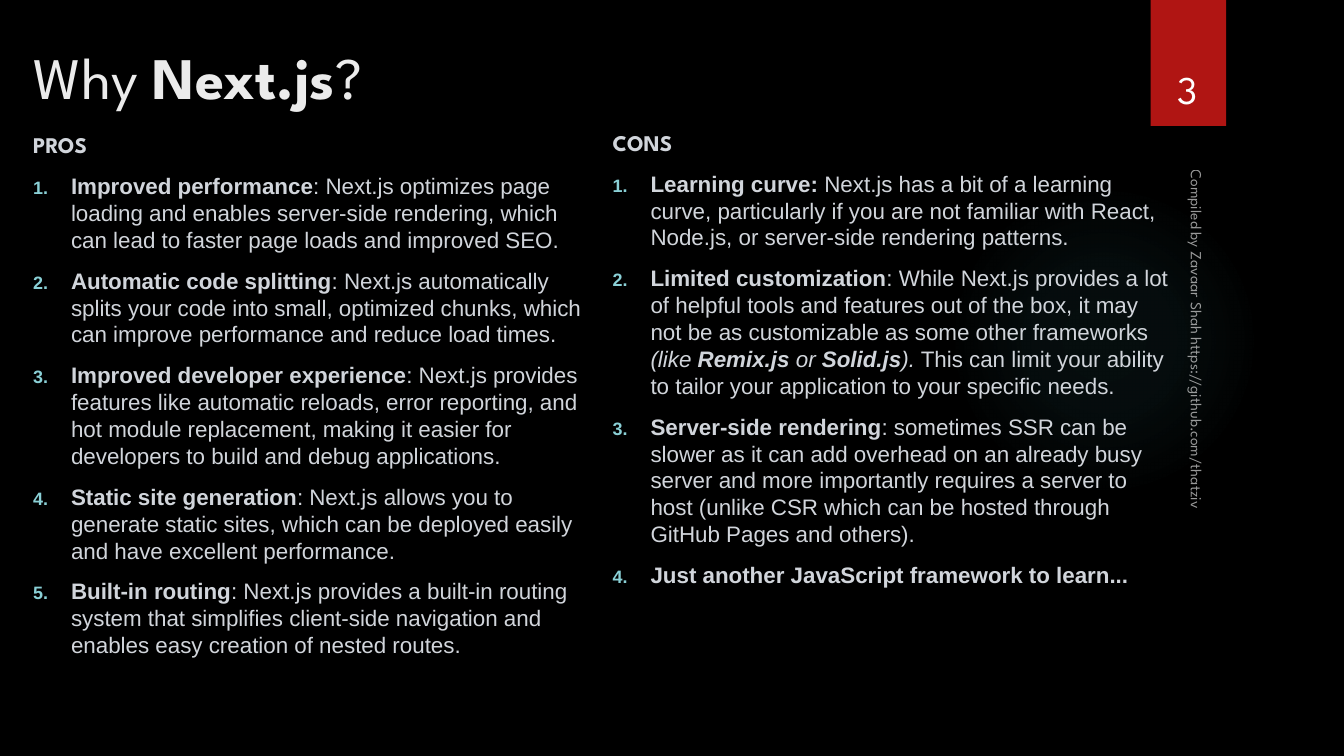
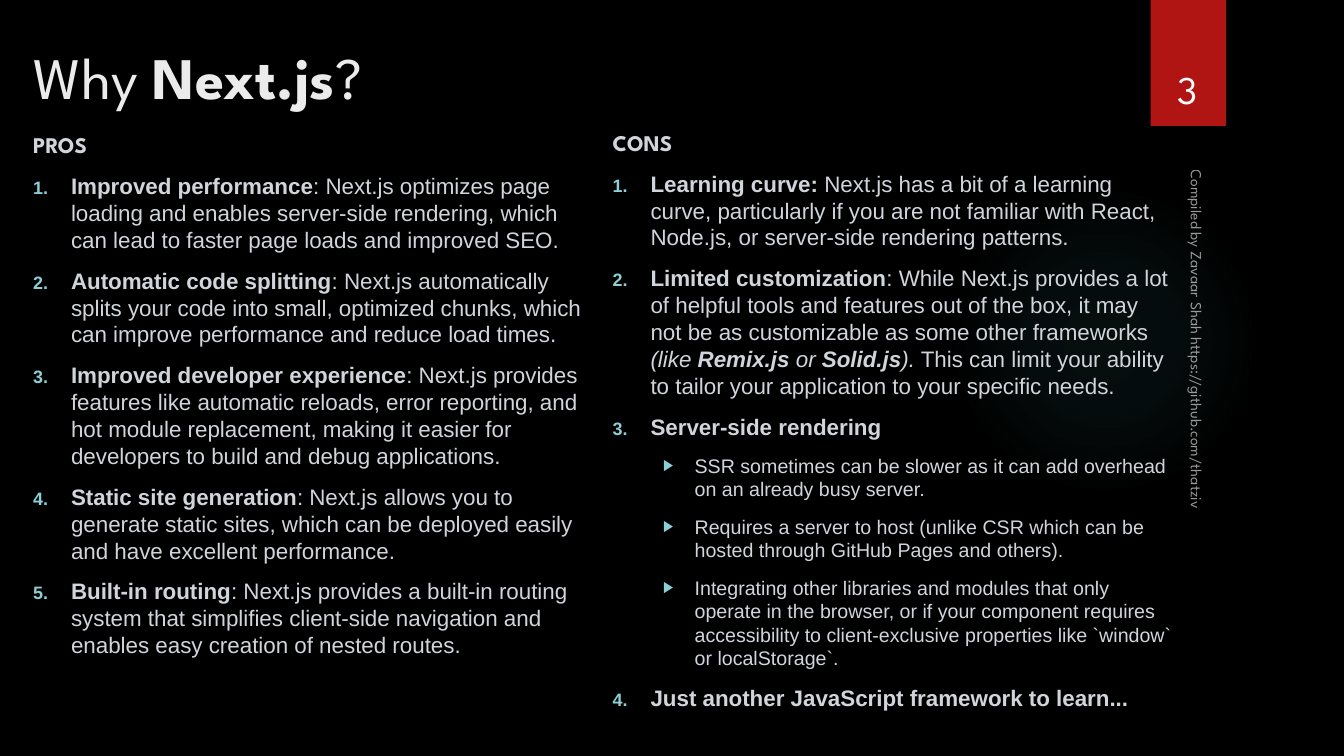
Before and after one commit to WSU-Society-of-Computer-Developers/workshops, a slide deck: slide 3 of next_apr7/slides.pptx. Drawn at 1344x756 pixels with LibreOffice and Linux fonts; fonts in the diff are those of the drawing; background and template pictures are left out. Boxes give left, top, right and bottom in pixels: in the first picture for what was removed or moved away, otherwise in the second. Text is boxed around its words. In the diff, an @@ line names an element or a change of style, - is before the commit and + after.

```diff
--- a/next_apr7/slides.pptx
+++ b/next_apr7/slides.pptx
@@ text at [651,418,1172,669]: text changed; size 16 to 14 pt @@
-3. Server-side rendering: sometimes SSR can be slower as it can add overhead on an already busy server and more importantly requires a server to host (unlike CSR which can be hosted through GitHub Pages and others).
+3. Server-side rendering
+  ▶ SSR sometimes can be slower as it can add overhead on an already busy server.
+  ▶ Requires a server to host (unlike CSR which can be hosted through GitHub Pages and others).
+  ▶ Integrating other libraries and modules that only operate in the browser, or if your component requires accessibility to client-exclusive properties like `window` or localStorage`.
```
Also in this commit, not shown: 1 other slide changed, 3 other files.
